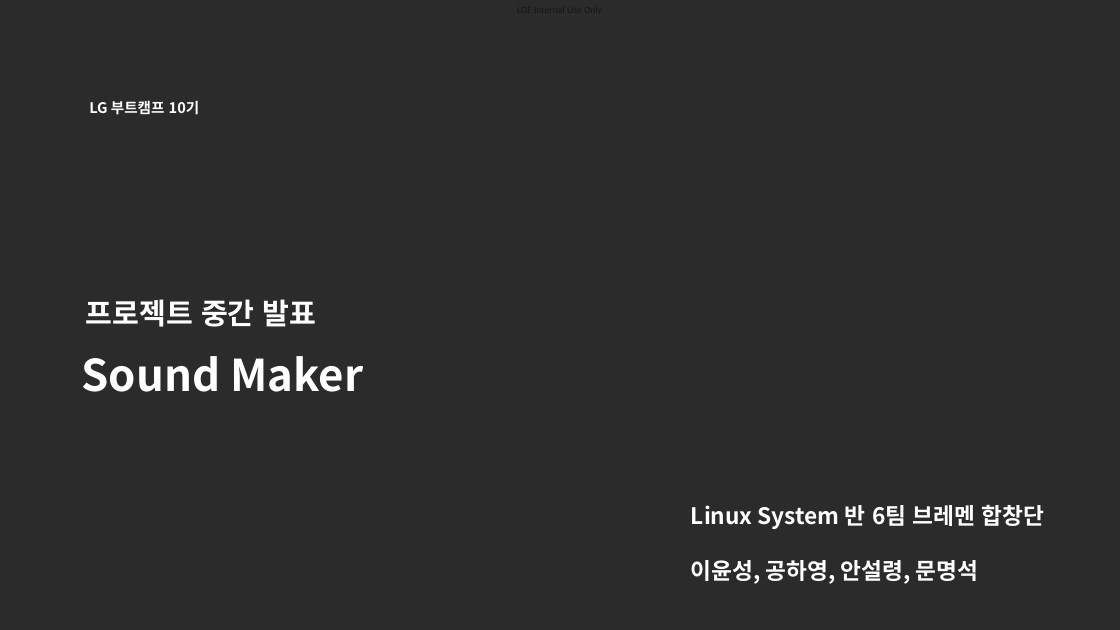
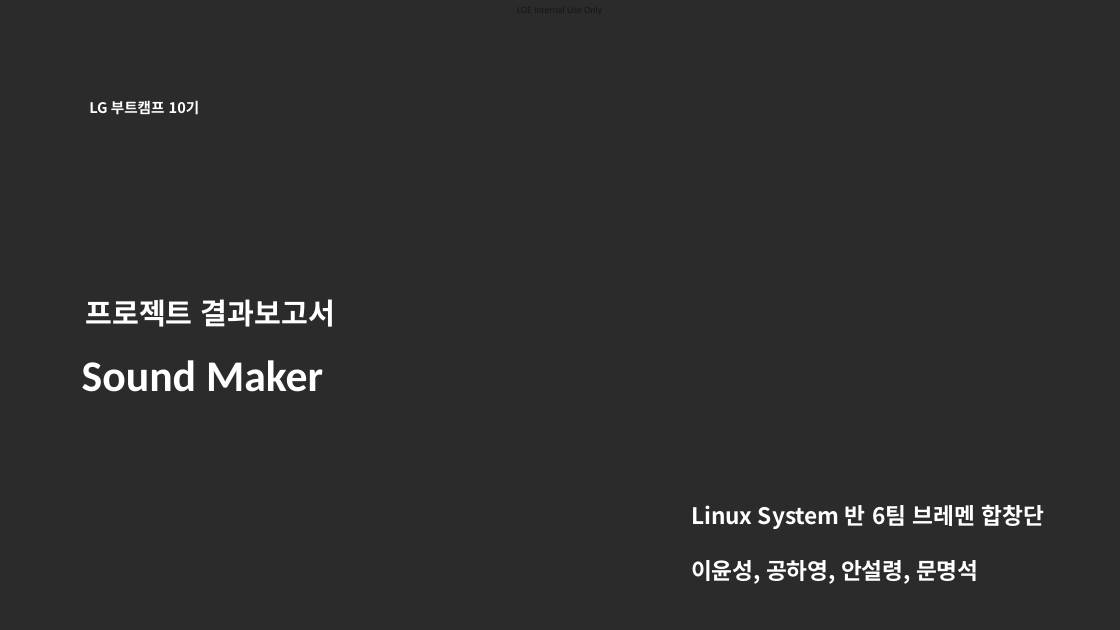
Before and after one commit to sound-maker-bootcamp-10/document_submit, a slide deck: slide 1 of LG_부트캠프_10기_A반_결과보고서(6팀).pptx. Drawn at 1120x630 pixels with LibreOffice and Linux fonts; fonts in the diff are those of the drawing; background and template pictures are left out; a plain dark background stands for a picture behind light text. Boxes give left, top, right and bottom in pixels: in the first picture for what was removed or moved away, otherwise in the second. Text is boxed around its words. In the diff, an @@ line names an element or a change of style, - is before the commit and + after.

Commit message:
Upload ppt

```diff
--- a/LG_부트캠프_10기_A반_결과보고서(6팀).pptx
+++ b/LG_부트캠프_10기_A반_결과보고서(6팀).pptx
@@ text at [85,299,335,327]: text changed @@
-프로젝트 중간 발표
+프로젝트 결과보고서
@@ text "Sound Maker" at [82,360,323,392]: font Noto Sans CJK KR to Calibri @@
```
Also in this commit, not shown: 1 other slide changed, 18 slides added, 6 slides removed, 1 other file.
